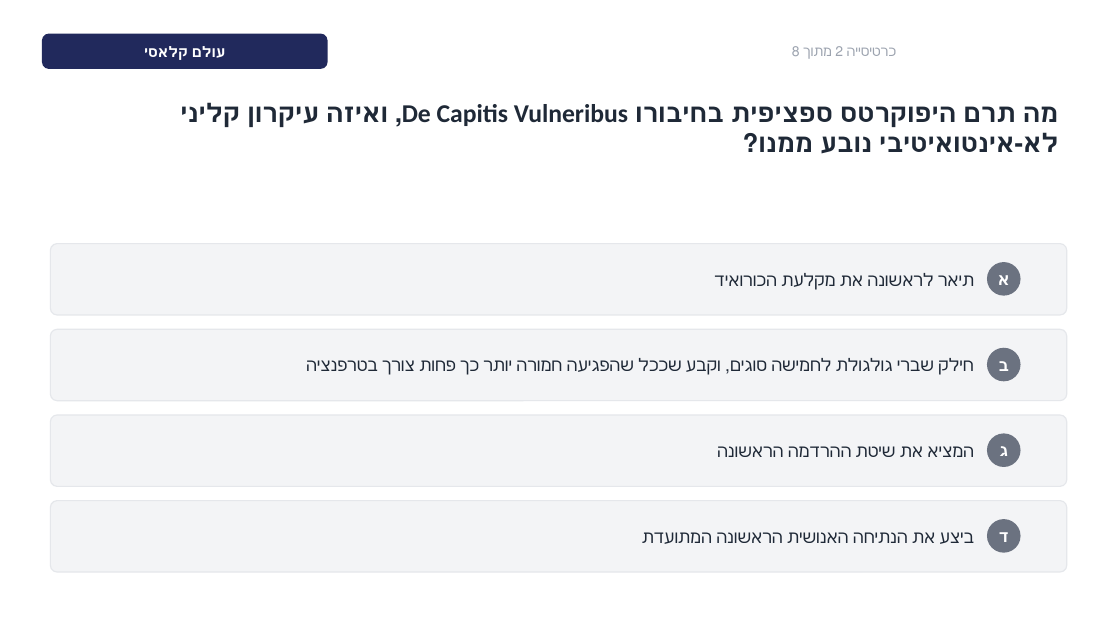
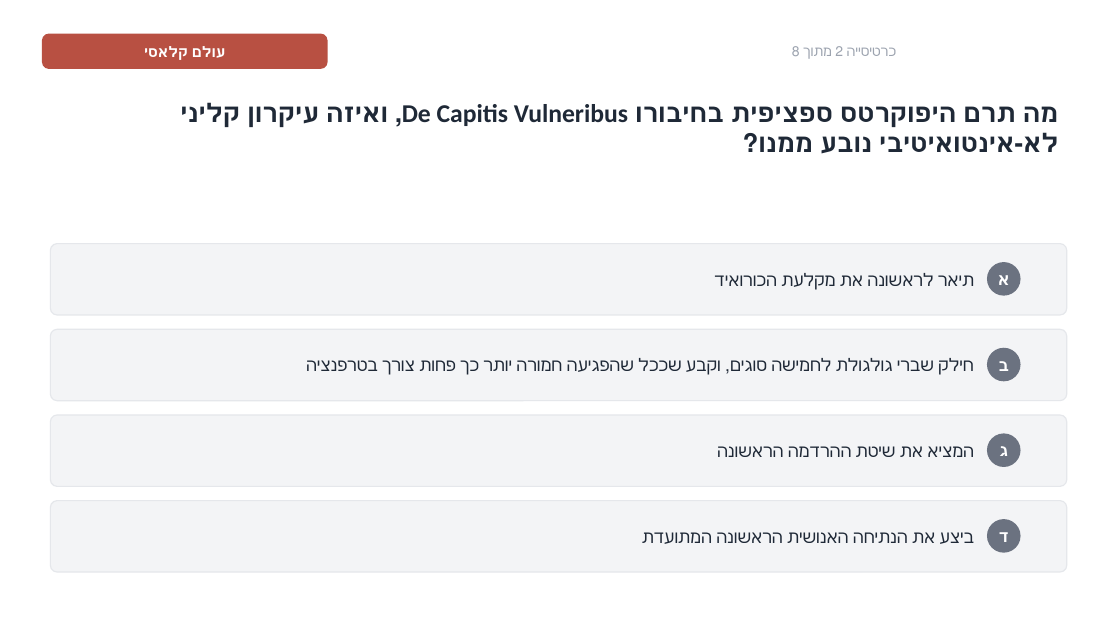
Before and after one commit to maskit101/summeries-medicine, a slide deck: slide 4 of docs/neurosurgery/summaries/01-historical-overview-of-neurosurgery.pptx. Drawn at 1120x630 pixels with LibreOffice and Linux fonts; fonts in the diff are those of the drawing. Boxes give left, top, right and bottom in pixels: in the first picture for what was removed or moved away, otherwise in the second. Text is boxed around its words. In the diff, an @@ line names an element or a change of style, - is before the commit and + after.

```diff
--- a/docs/neurosurgery/summaries/01-historical-overview-of-neurosurgery.pptx
+++ b/docs/neurosurgery/summaries/01-historical-overview-of-neurosurgery.pptx
@@ rounded rectangle at [42, 34, 328, 69]: fill #21295C to #B85042 @@
```
Also in this commit, not shown: 13 other slides changed, 4 other files.
